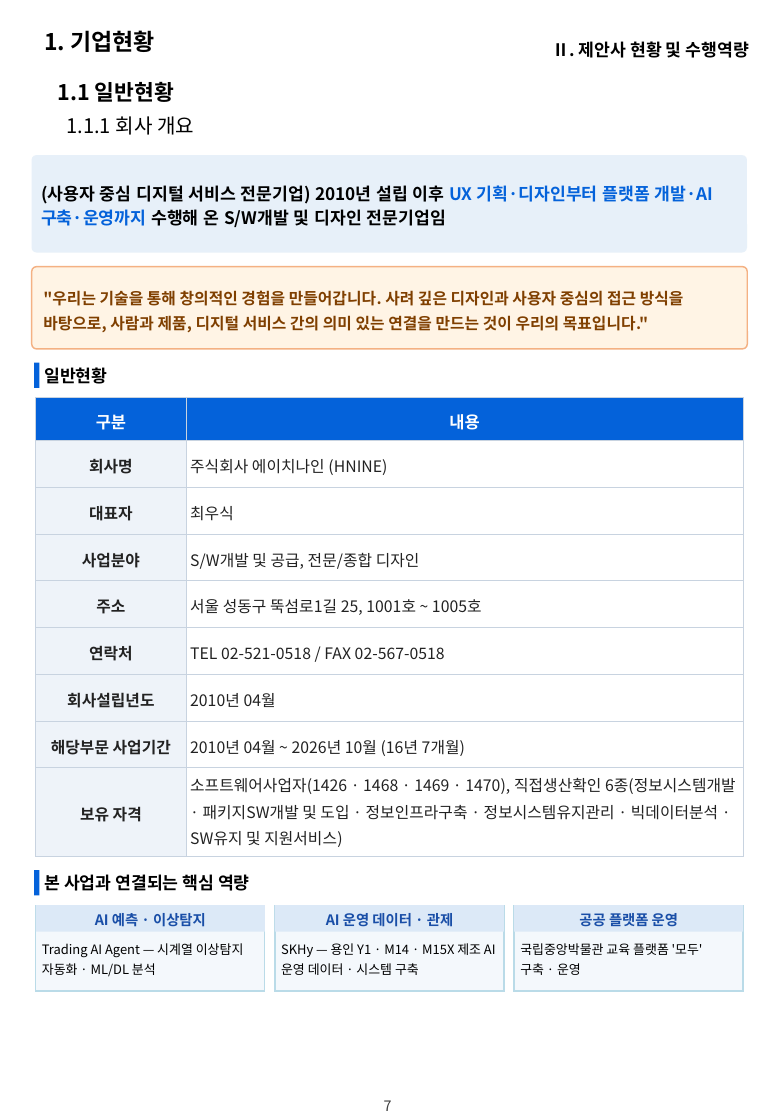
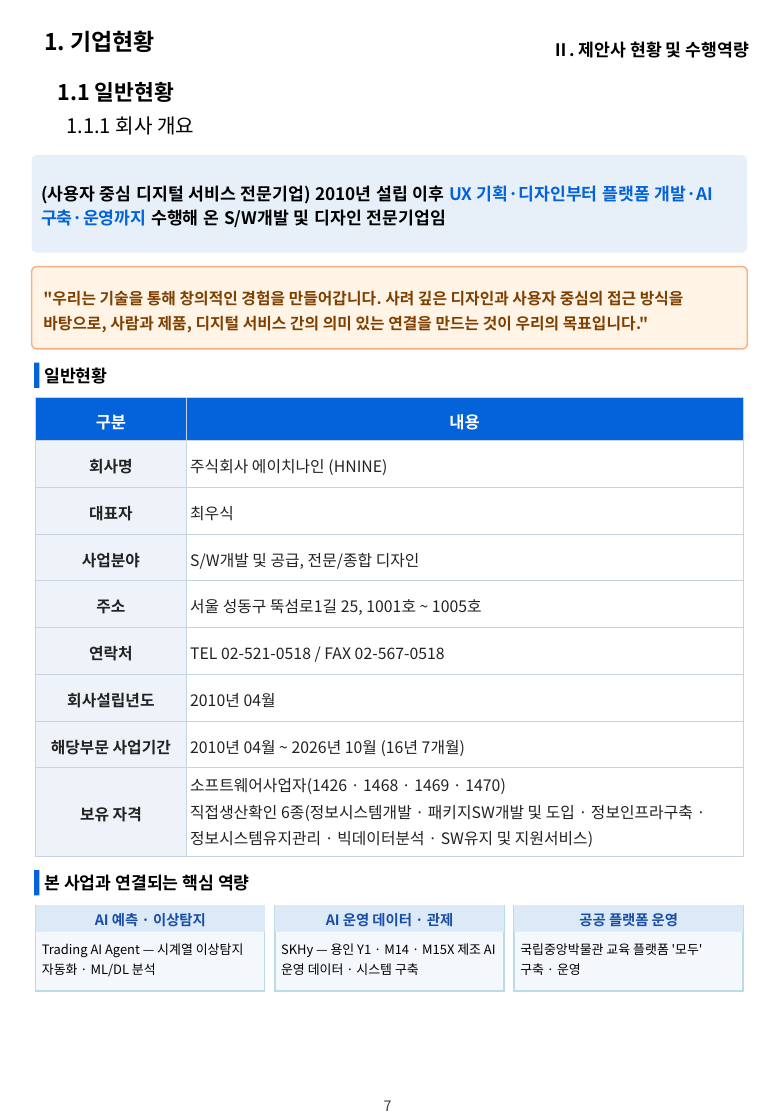
Before and after one commit to hwangsteeve-tech/hbjw, a slide deck: slide 7 of proposals/2026-11_dsit-parking-ai/dsit_proposal.pptx. Drawn at 775x1120 pixels with LibreOffice and Linux fonts; fonts in the diff are those of the drawing; background and template pictures are left out. Boxes give left, top, right and bottom in pixels: in the first picture for what was removed or moved away, otherwise in the second. Text is boxed around its words. In the diff, an @@ line names an element or a change of style, - is before the commit and + after.

```diff
--- a/proposals/2026-11_dsit-parking-ai/dsit_proposal.pptx
+++ b/proposals/2026-11_dsit-parking-ai/dsit_proposal.pptx
@@ table at [36,398,743,858] @@
-row 9, column 2: 소프트웨어사업자(1426 · 1468 · 1469 · 1470), 직접생산확인 6종(정보시스템개발 · 패키지SW개발 및 도입 · 정보인프라구축 · 정보시스템유지관리 · 빅데이터분석 · SW유지 및 지원서비스)
+row 9, column 2: 소프트웨어사업자(1426 · 1468 · 1469 · 1470) 직접생산확인 6종(정보시스템개발 · 패키지SW개발 및 도입 · 정보인프라구축 · 정보시스템유지관리 · 빅데이터분석 · SW유지 및 지원서비스)
```
Also in this commit, not shown: 2 other slides changed, 4 other files.
